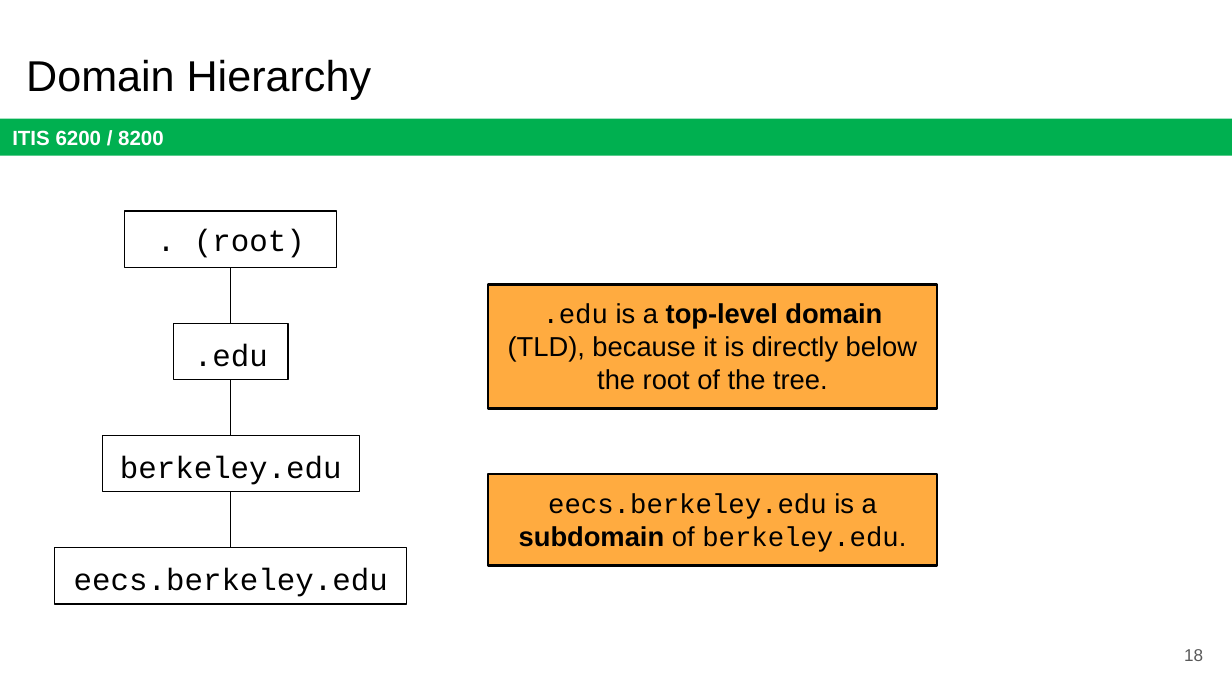
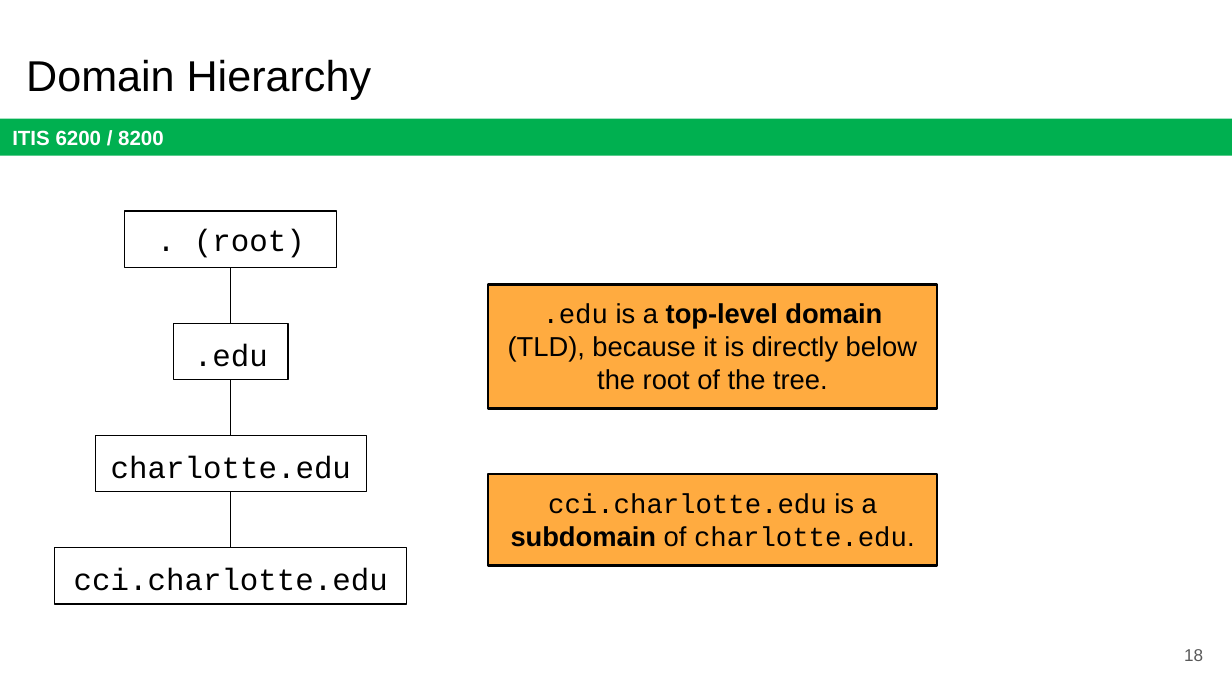
Before and after one commit to jx5c/github.io, a slide deck: slide 18 of teaching/ITIS6200/2023fa/lectures/lec11.pptx. Drawn at 1232x693 pixels with LibreOffice and Linux fonts; fonts in the diff are those of the drawing. Boxes give left, top, right and bottom in pixels: in the first picture for what was removed or moved away, otherwise in the second. Text is boxed around its words. In the diff, an @@ line names an element or a change of style, - is before the commit and + after.

```diff
--- a/teaching/ITIS6200/2023fa/lectures/lec11.pptx
+++ b/teaching/ITIS6200/2023fa/lectures/lec11.pptx
@@ rectangle "charlotte.edu": place and size @@
-rectangle "charlotte.edu" at <box>102,436,360,493</box>
+rectangle "charlotte.edu" at <box>95,436,366,493</box>
@@ text in rectangle at <box>111,456,351,479</box>: text changed @@
-berkeley.edu
+charlotte.edu
@@ text in rectangle at <box>511,493,915,547</box>: text changed @@
-eecs.berkeley.edu is a subdomain of berkeley.edu.
+cci.charlotte.edu is a subdomain of charlotte.edu.
@@ text in rectangle at <box>74,568,388,591</box>: text changed @@
-eecs.berkeley.edu
+cci.charlotte.edu
```
Also in this commit, not shown: 5 other slides changed, 3 other files.
